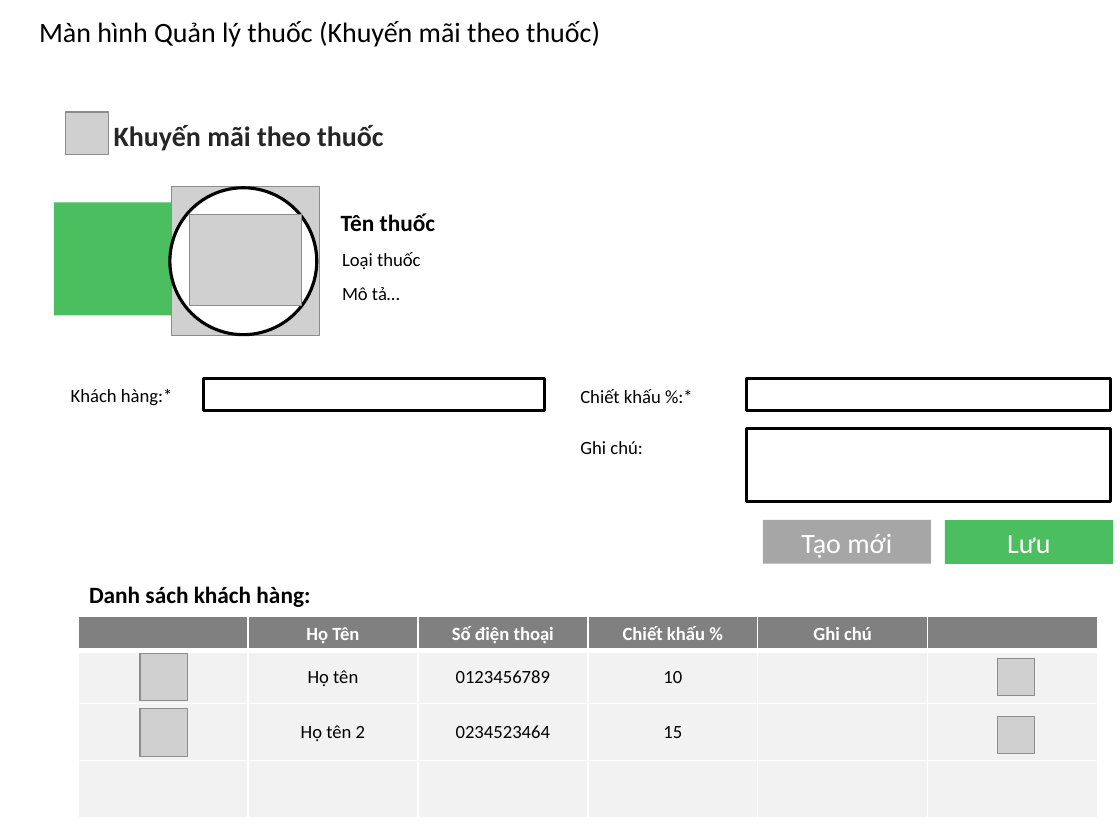
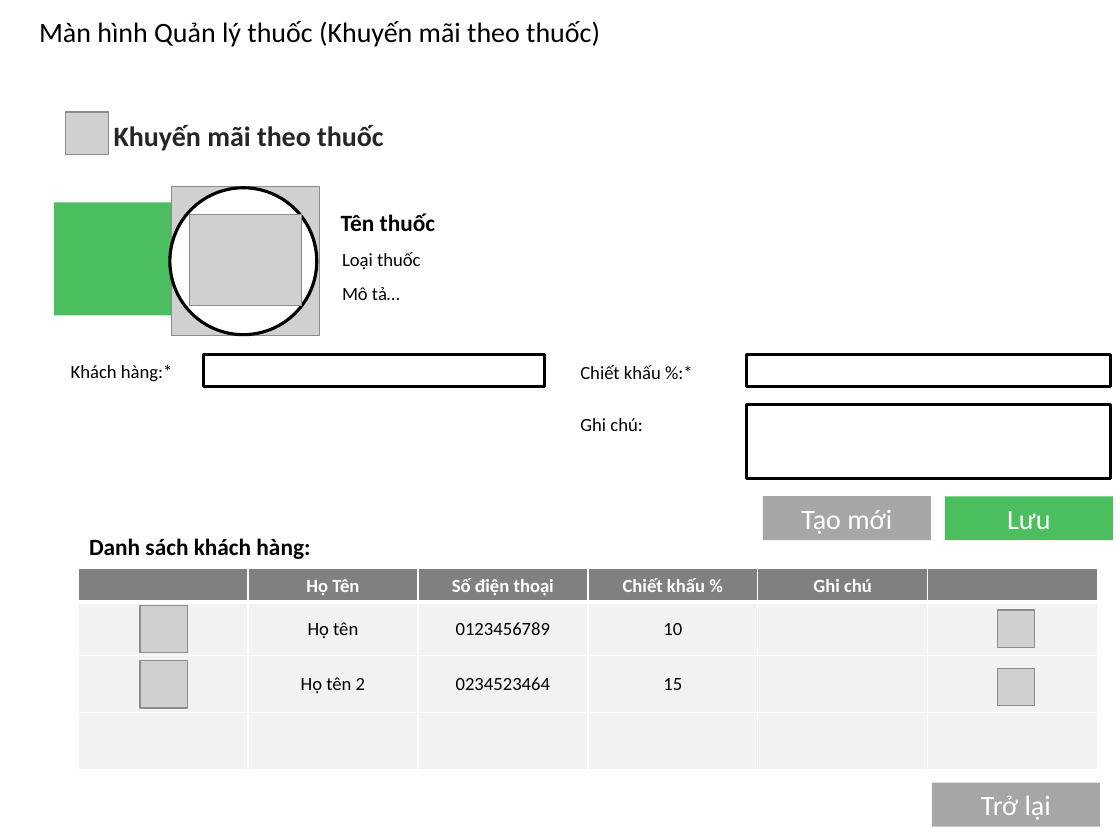
Before and after one commit to TrdHuy/Pharmacy, a slide deck: slide 10 of Pharmacy/UXUI/PagesUI.pptx. Drawn at 1120x840 pixels with LibreOffice and Linux fonts; fonts in the diff are those of the drawing; grey boxes stand for pictures; background and template pictures are left out. Boxes give left, top, right and bottom in pixels: in the first picture for what was removed or moved away, otherwise in the second. Text is boxed around its words. In the diff, an @@ line names an element or a change of style, - is before the commit and + after.

```diff
--- a/Pharmacy/UXUI/PagesUI.pptx
+++ b/Pharmacy/UXUI/PagesUI.pptx
@@ 5 rectangles, 3 texts: place and size @@
-5 rectangles, 3 texts at box(71, 379, 1113, 563)
+5 rectangles, 3 texts at box(71, 355, 1113, 540)
@@ 3 pictures, 1 table, 1 text: place and size @@
-3 pictures, 1 table, 1 text at box(78, 586, 1100, 818)
+3 pictures, 1 table, 1 text at box(78, 538, 1100, 769)
@@ picture: place and size @@
-picture at box(140, 653, 187, 700)
+picture at box(140, 606, 187, 653)
@@ rectangle added at box(932, 783, 1100, 827), fill #A6A6A6, 18 pt, text #FFFFFF @@
+Trở lại
```
Also in this commit, not shown: 13 other slides changed, 25 other files.
